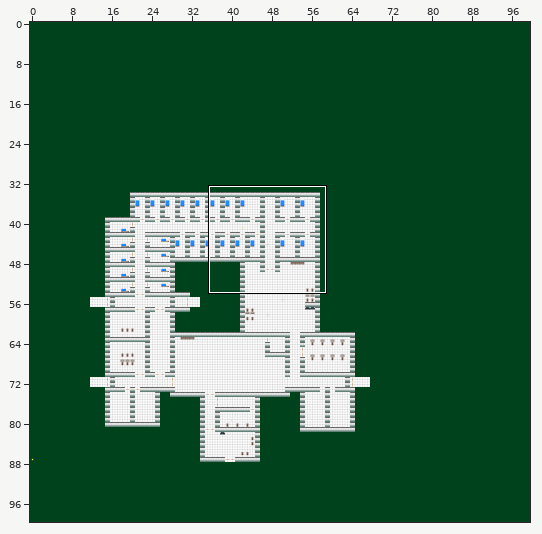
An edit to a level. Tiled map, ALPHA TEX/world1beta2.tmx. The picture above shows the old version from afar; the outline marks the close-up.
Close-up. First the earlier version:
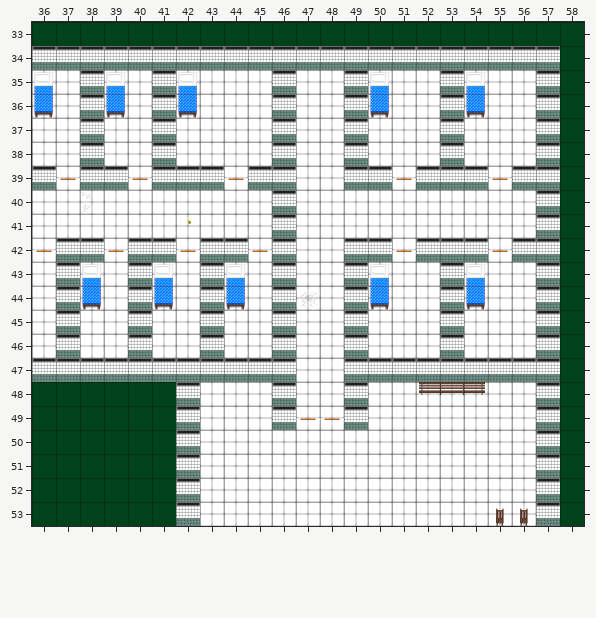
Cells are 64x64 px. Shown: x 36..58, y 33..53. The commit also changed other parts of the map, which this record leaves out.
Now the later version:
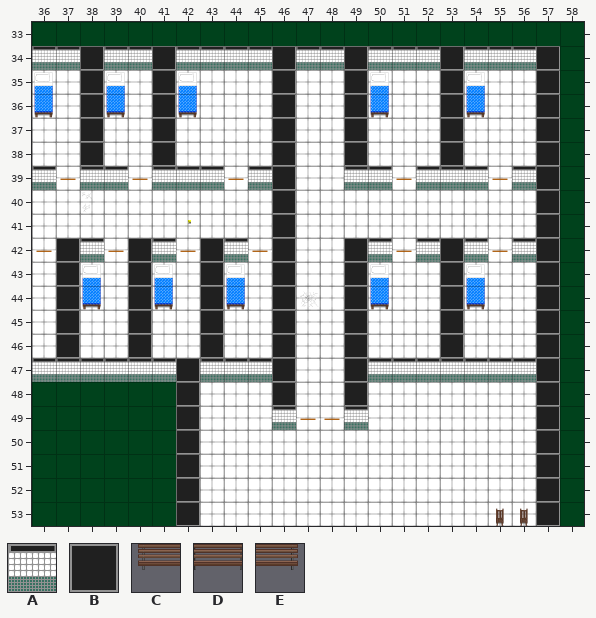
Key: from "floor_wall_sheet": A 5, B 6; from "furniture_sheet": C 12, D 13, E 14.
_ is an empty cell.
Edits made:
Layer "väggar":
Tile B replaces tile A in rows 34 to 38 at x 38, 41, 46, 49, 53 and 57; in rows 39 to 41 at x 46 and 57; in rows 42 to 46 at x 37, 40, 43, 46, 49, 53 and 57; in rows 47 to 48 at x 42, 46, 49 and 57; in rows 49 to 53 at x 42 and 57.
Layer "Statiska objekt":
The author cleared tile C in row 48 at x 52.
The author cleared tile D in row 48 at x 53.
The author cleared tile E in row 48 at x 54.
